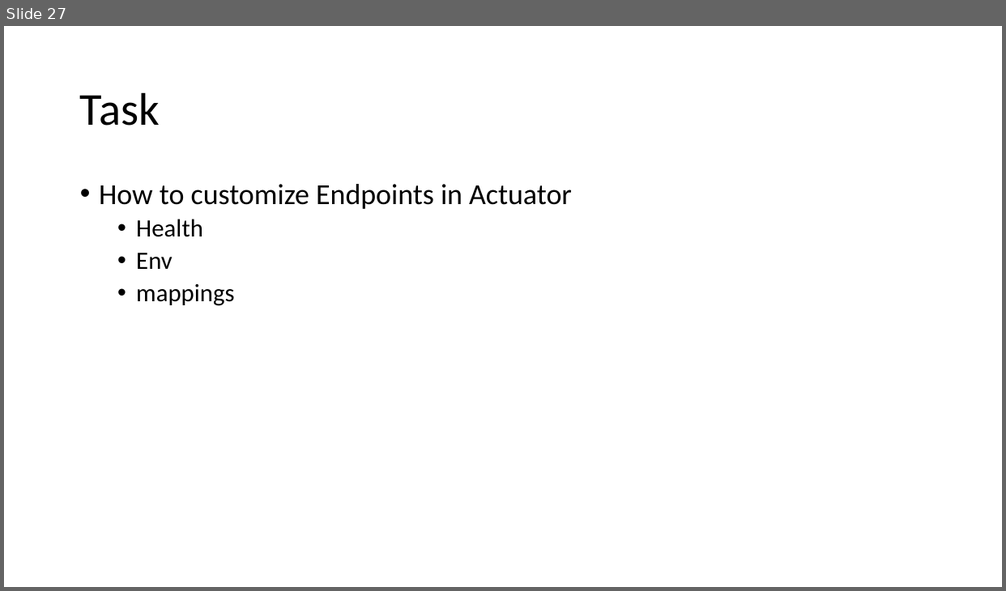
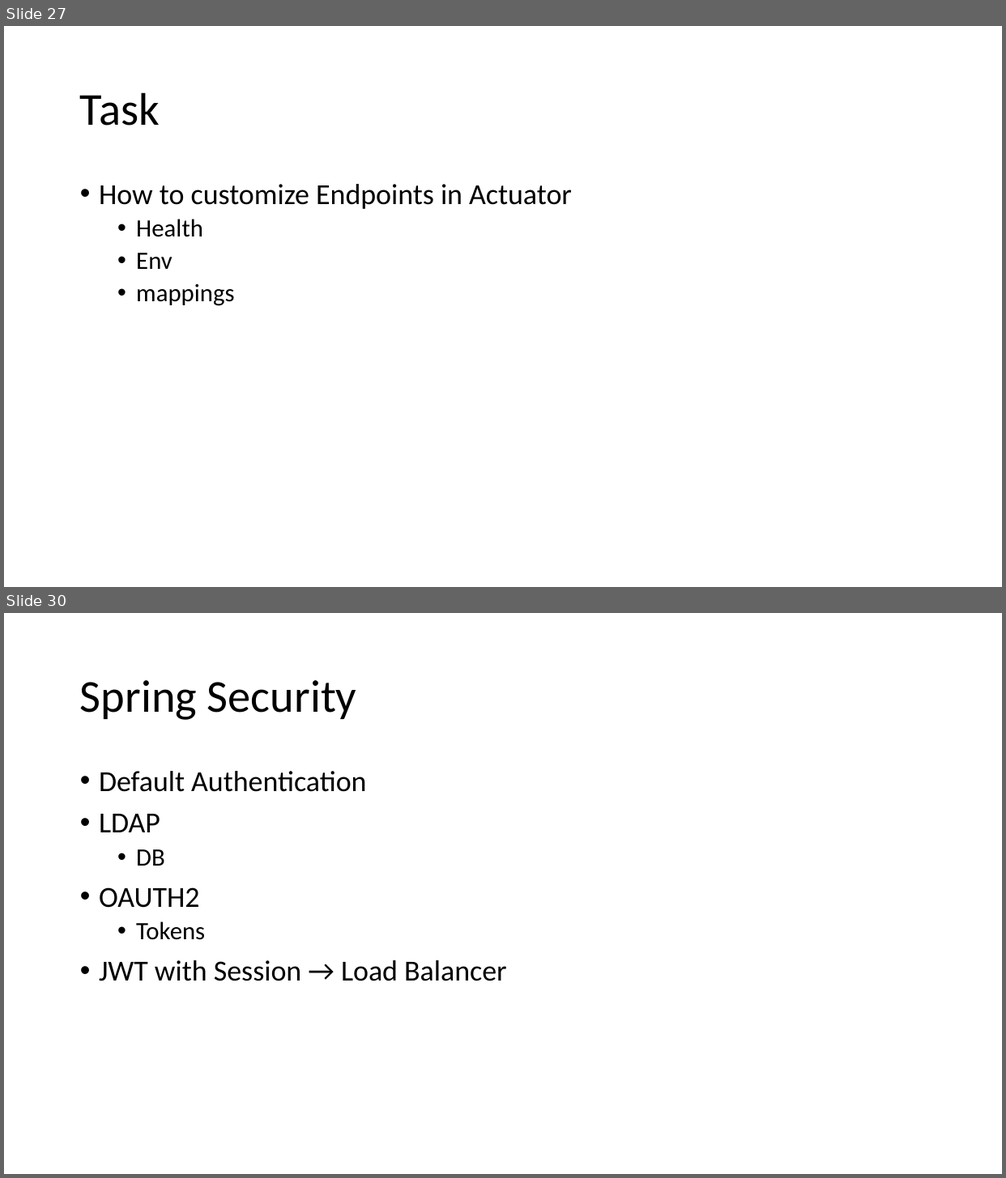
Before and after one commit to priyangm/pod_trg, a slide deck: FinishingSchool-June.pptx. Shown one above the other, each under a label of ours: slide 27 before the commit, slides 27 and 30 after it; the slides between them are not shown. The pictures are 1006x591 and 1006x1178 pixels, drawn with LibreOffice and Linux fonts; fonts in the diff are those of the drawing. Boxes give left, top, right and bottom in pixels: in the first picture for what was removed or moved away, otherwise in the second. Text is boxed around its words. In the diff, an @@ line names an element or a change of style, - is before the commit and + after.

```diff
--- a/FinishingSchool-June.pptx
+++ b/FinishingSchool-June.pptx
@@ slide 30 added at box(4, 613, 1002, 1174), background #FFFFFF @@
@@ title added at box(80, 680, 356, 720), 44 pt, text #000000 @@
+Spring Security
@@ text added at box(99, 771, 507, 982), 28 pt, text #000000 @@
+• Default Authentication
+• LDAP
+  • DB
+• OAUTH2
+  • Tokens
+• JWT with Session → Load Balancer
```
Also in this commit, not shown: 6 other slides added, 2 other files.
